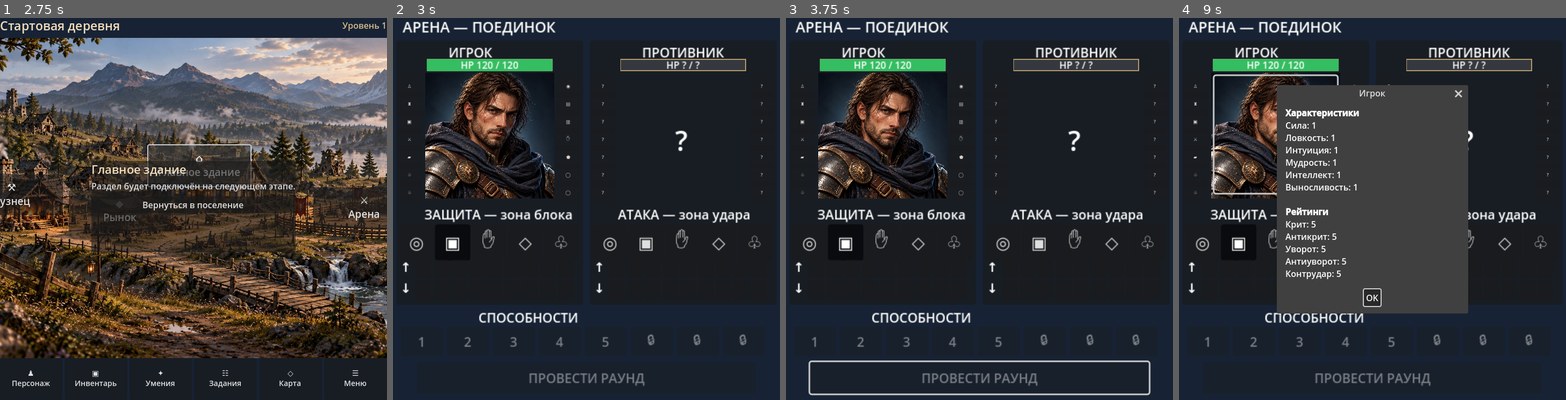
Above: before the commit, frames 1-4 (left to right).
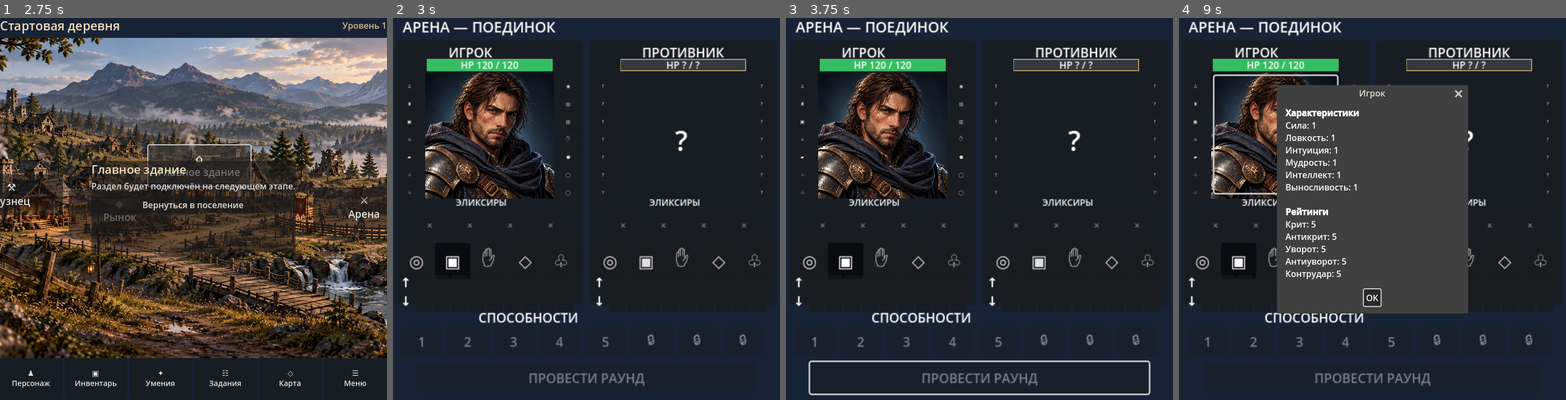
Above: after the commit, the same moments.

Repository: Archoniou1987/Battle-of-Artheon
Game: Godot game, scene res://scenes/main/main.tscn
Same seed, same stepped clock (60 frames per second), same inputs: the game is played once before the commit and once after it.
Inputs (mouse positions are in pixels of both pictures, inside the frame that each line leads up to):
- Up to frame 1 (2.75 s): click "⚒ Кузнец" at 0.5 s; click "◆ Рынок" at 1.25 s; click "⌂ Главное здание" at 2 s
- Up to frame 2 (3 s): click "⚔ Арена" at 2.75 s
- Up to frame 3 (3.75 s): click "♟ Персонаж" at 3.5 s
- Up to frame 4 (9 s): click "▣ Инвентарь" at 4.25 s; click "✦ Умения" at 5 s; click "☷ Задания" at 5.75 s; click "◇ Карта" at 6.5 s; click "☰ Меню" at 7.25 s; click "Вернуться в поселение" at 8 s; click (1275, 132) at 8.77 s

Frame 1 is identical in both runs. In frame 2, 3.0% of the frame differs, in the area x 2-95%, y 47-76%; in frame 3, 3.0%; in frame 4, 1.6%.

Commit message:
Add four belt-gated elixir UI slots with charge counters and shared cooldown display

Diff:
--- a/ui/arena/arena_screen.gd
+++ b/ui/arena/arena_screen.gd
@@ -39,6 +39,13 @@
 var disclosed_enemy_stats: Dictionary = {}
 var disclosed_enemy_ratings: Dictionary = {}
 var disclosed_enemy_equipment: Dictionary = {}
+var player_elixir_slots: Array[Button] = []
+var enemy_elixir_slots: Array[Button] = []
+var player_elixirs: Array[Dictionary] = []
+var enemy_elixirs: Array[Dictionary] = []
+var player_belt_capacity := 0
+var enemy_belt_capacity := 0
+var elixir_global_cooldown := 0
 const RATING_KEYS := ["crit_chance_rating", "anti_crit_rating", "dodge_rating", "anti_dodge_rating", "hit_chance_rating", "manual_block_rating", "shield_auto_block_rating", "block_penetration_rating", "armour_penetration_rating", "counterattack_rating"]
 const RATING_NAMES := {"crit_chance_rating":"Крит", "anti_crit_rating":"Антикрит", "dodge_rating":"Уворот", "anti_dodge …(261 unchanged characters)…
 const PRIMARY_NAMES := {"STR":"Сила", "DEX":"Ловкость", "INTU":"Интуиция", "WIS":"Мудрость", "INT":"Интеллект", "END":"Выносливость"}
@@ -225,11 +232,27 @@
 	if is_player:
 		hp_label = health
 	var subtitle := Label.new()
-	subtitle.text = "ЗАЩИТА — зона блока" if is_player else "АТАКА — зона удара"
-	subtitle.position = Vector2(35, 204)
+	subtitle.text = "ЭЛИКСИРЫ"
+	subtitle.position = Vector2(74, 193)
+	subtitle.add_theme_font_size_override("font_size", 11)
 	inner.add_child(subtitle)
+	var elixir_row := HBoxContainer.new()
+	elixir_row.position = Vector2(18, 211)
+	elixir_row.add_theme_constant_override("separation", 3)
+	inner.add_child(elixir_row)
+	for elixir_index in range(4):
+		var elixir_button := Button.new()
+		elixir_button.custom_minimum_size = Vector2(47, 38)
+		elixir_button.add_theme_font_size_override("font_size", 12)
+		elixir_button.disabled = true # UI only; no consumption or round action yet.
+		elixir_row.add_child(elixir_button)
+		if is_player:
+			player_elixir_slots.append(elixir_button)
+		else:
+			enemy_elixir_slots.append(elixir_button)
+	_update_elixir_slots()
 	var zone_row := HBoxContainer.new()
-	zone_row.position = Vector2(3, 228)
+	zone_row.position = Vector2(3, 251)
 	zone_row.add_theme_constant_override("separation", 1)
 	inner.add_child(zone_row)
 	for index in range(ZONES.size()):
@@ -249,7 +272,7 @@
 			attack_buttons.append(button)
 	for row_type in ["Баффы", "Дебаффы"]:
 		var row := HBoxContainer.new()
-		row.position = Vector2(5, 272 if row_type == "Баффы" else 298)
+		row.position = Vector2(5, 291 if row_type == "Баффы" else 314)
 		row.add_theme_constant_override("separation", 2)
 		inner.add_child(row)
 		var label := Label.new()
@@ -273,6 +296,47 @@
 	for slot in enemy_slots:
 		var item: Dictionary = disclosed_enemy_equipment.get(slot, {})
 		(enemy_slots[slot] as ItemIcon).set_item(item, String(SLOT_SYMBOLS.get(slot, "◇")) if not item.is_empty() else "?")
+
+## UI-only belt capacity and charge snapshots. The caller owns gameplay state.
+## Each entry may contain icon, charges and max_charges; no charges are spent here.
+func set_elixir_display(is_player: bool, belt_slots: int, elixirs: Array[Dictionary]) -> void:
+	if is_player:
+		player_belt_capacity = clampi(belt_slots, 0, 4)
+		player_elixirs = elixirs.duplicate(true)
+	else:
+		enemy_belt_capacity = clampi(belt_slots, 0, 4)
+		enemy_elixirs = elixirs.duplicate(true)
+	_update_elixir_slots()
+
+func set_elixir_cooldown(rounds_remaining: int) -> void:
+	elixir_global_cooldown = maxi(0, rounds_remaining)
+	_update_elixir_slots()
+
+func _update_elixir_slots() -> void:
+	for is_player in [true, false]:
+		var buttons: Array[Button] = player_elixir_slots if is_player else enemy_elixir_slots
+		var capacity: int = player_belt_capacity if is_player else enemy_belt_capacity
+		var entries: Array[Dictionary] = player_elixirs if is_player else enemy_elixirs
+		for index in range(buttons.size()):
+			var button := buttons[index]
+			button.disabled = true
+			if index >= capacity:
+				button.text = "×"
+				button.tooltip_text = "Слот эликсира недоступен"
+				continue
+			if index >= entries.size() or entries[index].is_empty():
+				button.text = "◇"
+				button.tooltip_text = "Пустой слот эликсира"
+				continue
+			var item: Dictionary = entries[index]
+			var charges := maxi(0, int(item.get("charges", 0)))
+			var maximum := maxi(1, int(item.get("max_charges", 1)))
+			var symbol := String(item.get("icon", "♧"))
+			button.text = "%s\n%d/%d" % [symbol, charges, maximum]
+			button.tooltip_text = "%s — %d/%d зарядов" % [String(item.get("name", "Эликсир")), charges, maximum]
+			if elixir_global_cooldown > 0:
+				button.text = "%s\nКД %d" % [symbol, elixir_global_cooldown]
+				button.tooltip_text += " | Общее КД: %d раунд(ов)" % elixir_global_cooldown
 
 func _show_fighter_details(is_player: bool) -> void:
 	var primary: Dictionary = {}
